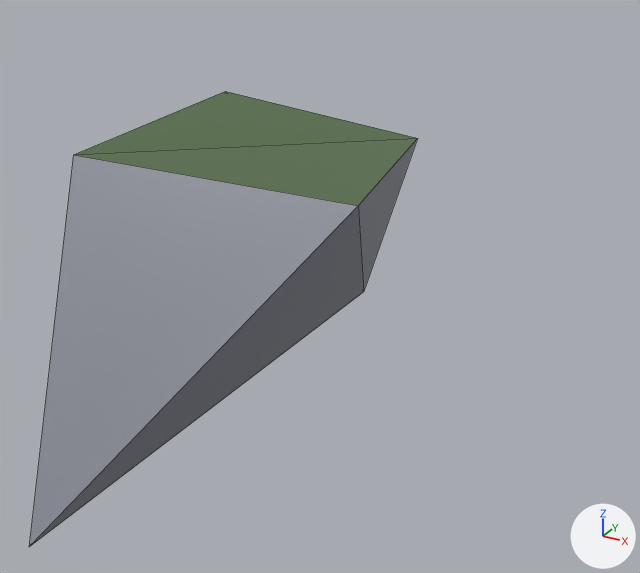
Renders of the glTF model assets/models/nature/Rock_Moss_7.lod3.glb from each side of a commit.
Rendered twice from a 50 mm lens placed at (0.847, -1.546, 0.808), pointed at (0.056, -0.108, 0.088). Every picture has the same lights, and +X, +Y and +Z are marked at lower right. The older version comes first. Mesh edges are drawn as thin lines. Vertices at exactly the same position are counted once.

Before the edit, the objects in view are built like this:
```python
me_cube_028 = bpy.data.meshes.new('Cube.028')
me_cube_028.from_pydata(...)  # 6 vertices, 8 faces; spans x -0.402..0.212, y -0.717..0.511, z -0.218..0.375
# faces by material slot: [6, 2]
me_cube_028.materials.append(mat_rock)  # grey #878b96
me_cube_028.materials.append(mat_green)  # dark green #536d45
# before: 0 (-0.359, -0.327, 0.358) at pixel (73, 154), 1 (0.212, -0.257, 0.328) at pixel (358, 205), 2 (-0.402, 0.248, 0.375) at pixel (225, 91), 3 (0.069, 0.338, 0.296) at pixel (417, 138), 4 (-0.144, 0.511, -0.208) at pixel (363, 291)
# before: 5 (-0.181, -0.717, -0.218) at pixel (28, 547)
ob_rock_moss_7 = bpy.data.objects.new('Rock_Moss_7', me_cube_028)
ob_rock_moss_7.location = (0.0, 0.0, 0.0)
```
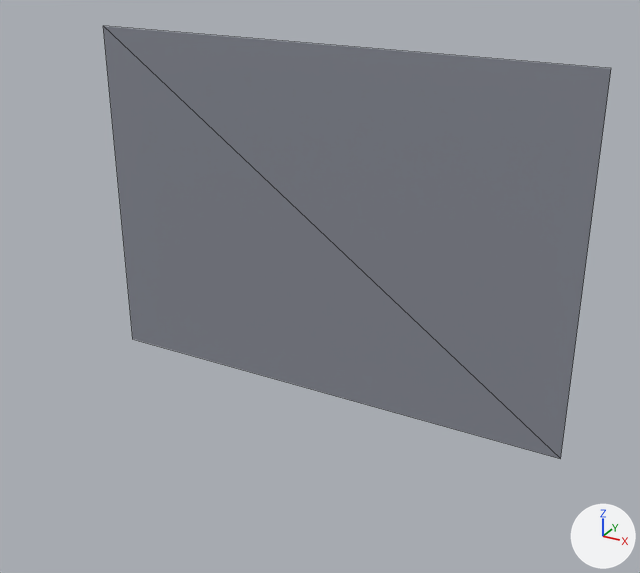
Where the change shows, as pixel boxes [x1, y1, x2, y2] in the pictures (640 x 573 px):
'Rock_Moss_7', reshaped (31% wider): before [29, 91, 417, 547]; after [103, 26, 611, 459]

What the commit changed:
me_cube_028 is used by ob_rock_moss_7; location (0.0, 0.0, 0.0).
Verts and faces of me_cube_028; kept vertices keep their numbers, new ones are numbered from 6.
me_cube_028 had 6 vertices, 8 faces and spanned x -0.402..0.212, y -0.717..0.511, z -0.218..0.375.
me_cube_028 now has 4 vertices, 2 faces and spans x -0.549..0.549, y 0.0, z -0.227..0.547.
Part 1, on me_cube_028:
Vertices deleted: 0 to 5 (with the faces that use them).
New vertex 6 is at (-0.549, 0.0, -0.227), pixel (132, 339).
New vertex 7 is at (0.549, 0.0, -0.227), pixel (560, 458).
New vertex 8 is at (0.549, 0.0, 0.547), pixel (611, 68).
New vertex 9 is at (-0.549, 0.0, 0.547), pixel (103, 25).
New faces: (6, 7, 9), (7, 8, 9).
me_cube_028 no longer uses material mat_green (dark green #536d45).
